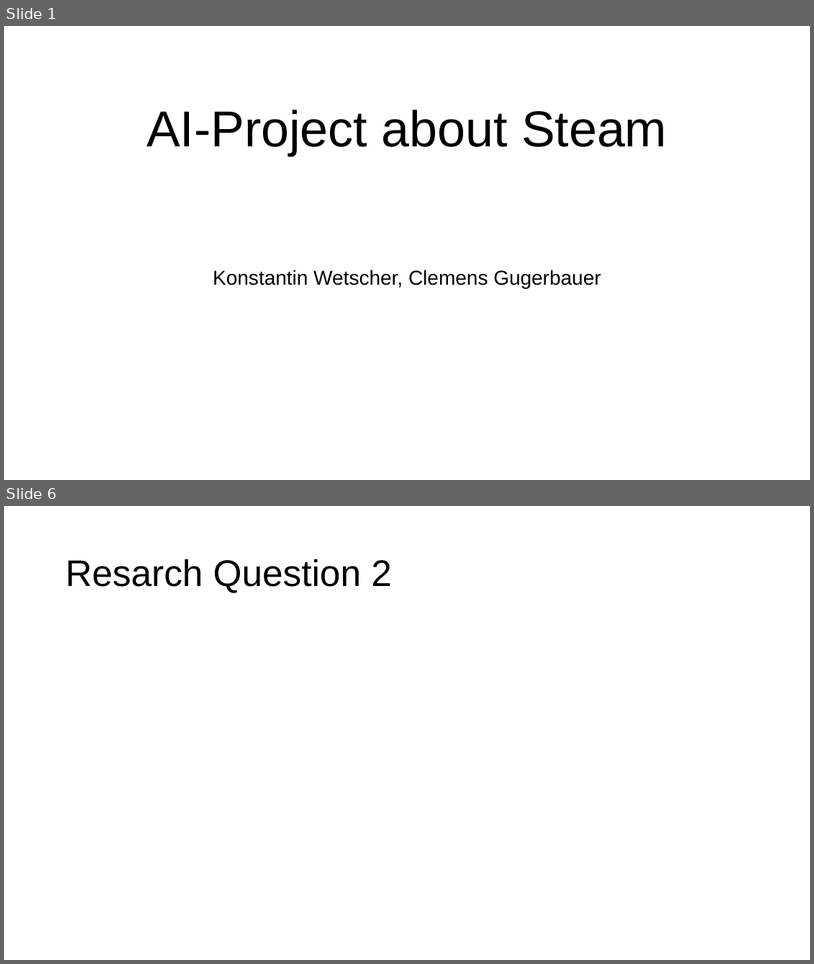
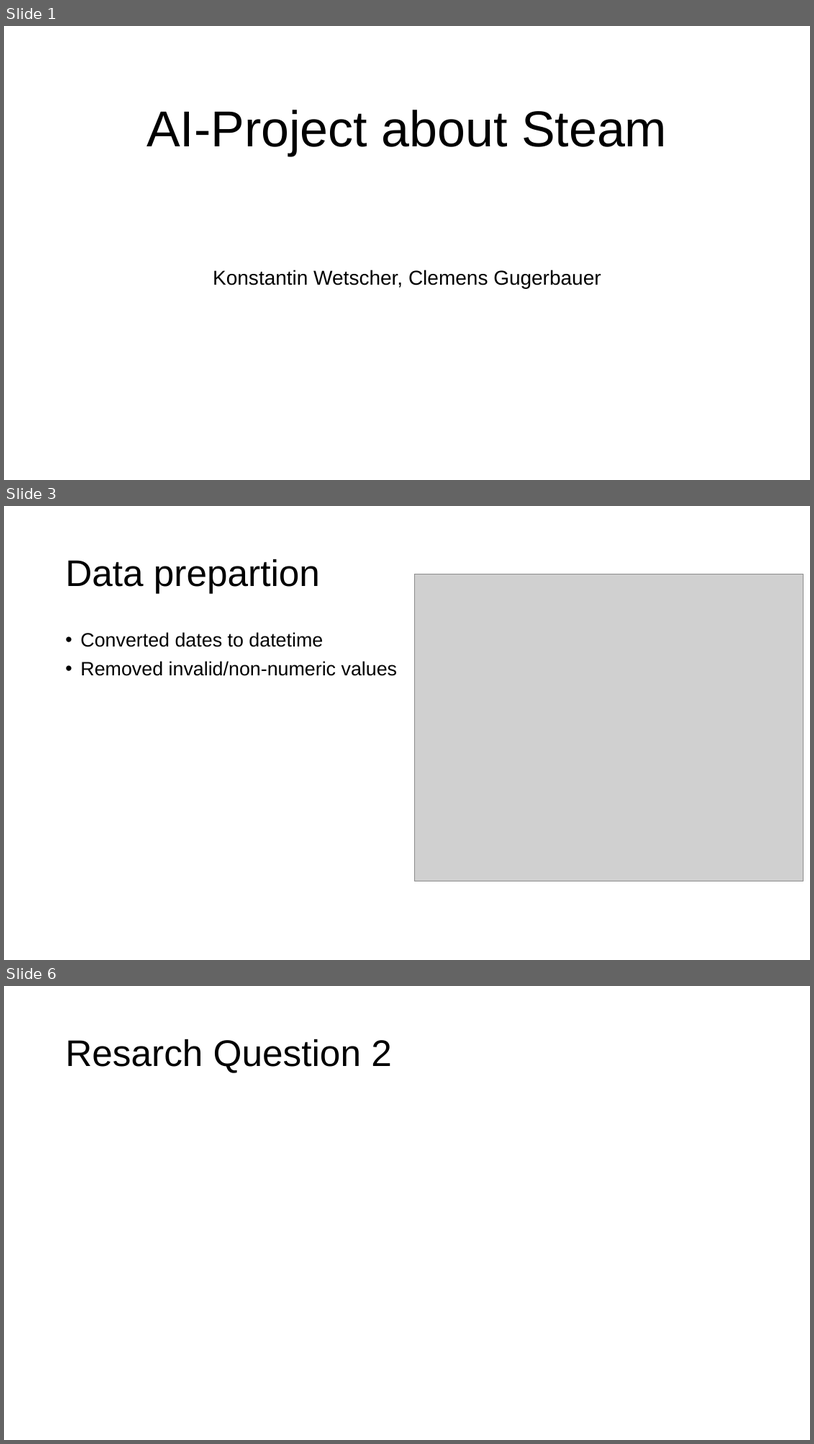
Before and after one commit to ClemensGugerbauer/ki-miniproject-steam, a slide deck: Presentation.pptx. Shown one above the other, each under a label of ours: slides 1 and 6 before the commit, slides 1, 3 and 6 after it; the slides between them are not shown. The pictures are 814x964 and 814x1444 pixels, drawn with LibreOffice and Linux fonts; fonts in the diff are those of the drawing; grey boxes stand for pictures. Boxes give left, top, right and bottom in pixels: in the first picture for what was removed or moved away, otherwise in the second. Text is boxed around its words. In the diff, an @@ line names an element or a change of style, - is before the commit and + after.

```diff
--- a/Presentation.pptx
+++ b/Presentation.pptx
@@ slide 3 added at bbox=[4, 506, 810, 960], background #FFFFFF @@
@@ title added at bbox=[65, 559, 320, 593], 44 pt, text #000000 @@
+Data prepartion
@@ picture added at bbox=[415, 574, 804, 880] @@
@@ text added at bbox=[80, 632, 398, 676], 23 pt, text #000000 @@
+• Converted dates to datetime
+• Removed invalid/non-numeric values
```
Also in this commit, not shown: 2 slides changed, 2 other slides added, 3 slides removed, 4 other files.
